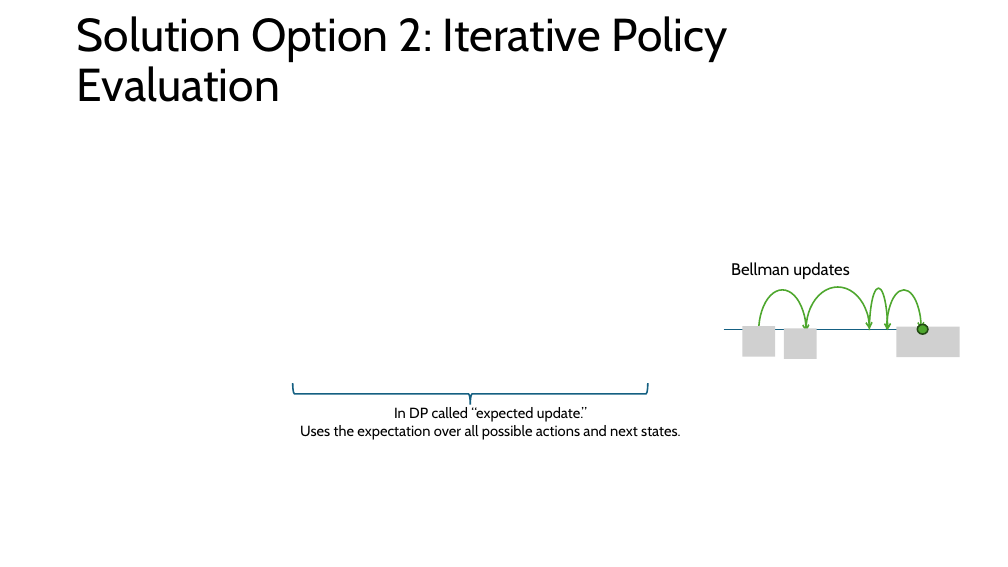
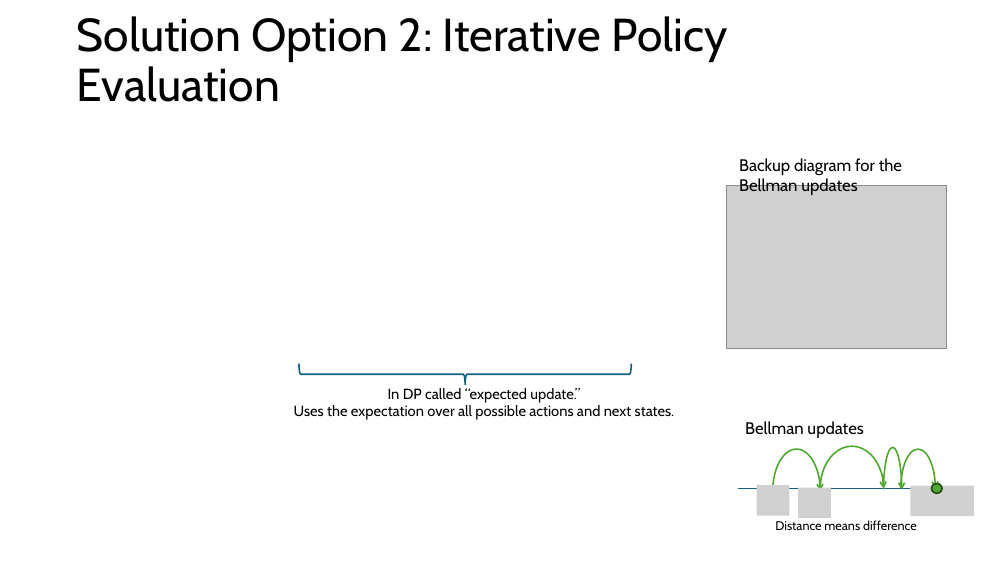
Before and after one commit to mhahsler/Introduction_to_Reinforcement_Learning, a slide deck: slide 9 of slides/Lecture_Chapter04.pptx. Drawn at 1008x567 pixels with LibreOffice and Linux fonts; fonts in the diff are those of the drawing; grey boxes stand for pictures. Boxes give left, top, right and bottom in pixels: in the first picture for what was removed or moved away, otherwise in the second. Text is boxed around its words. In the diff, an @@ line names an element or a change of style, - is before the commit and + after.

```diff
--- a/slides/Lecture_Chapter04.pptx
+++ b/slides/Lecture_Chapter04.pptx
@@ text added at (x1=739, y1=158, x2=902, y2=195), 16 pt, text #000000 @@
+Backup diagram for the Bellman updates
@@ picture added at (x1=727, y1=186, x2=947, y2=349) @@
@@ text "In DP called “expected update.” ..." moved from (x1=300, y1=407, x2=681, y2=440) to (x1=294, y1=388, x2=675, y2=420) @@
@@ right brace resized from (x1=293, y1=383, x2=648, y2=405) to (x1=299, y1=364, x2=631, y2=385) @@
@@ 4 arc (boxed as its full ellipse)s, 3 pictures, 1 text, 1 ellipse, 1 line moved together from (x1=724, y1=262, x2=960, y2=373) to (x1=738, y1=421, x2=974, y2=532) @@
@@ text added at (x1=775, y1=520, x2=917, y2=530), 12 pt, text #000000 @@
+Distance means difference
```
Also in this commit, not shown: 15 other slides changed, 1 slide added, 1 slide removed, 1 other file.
